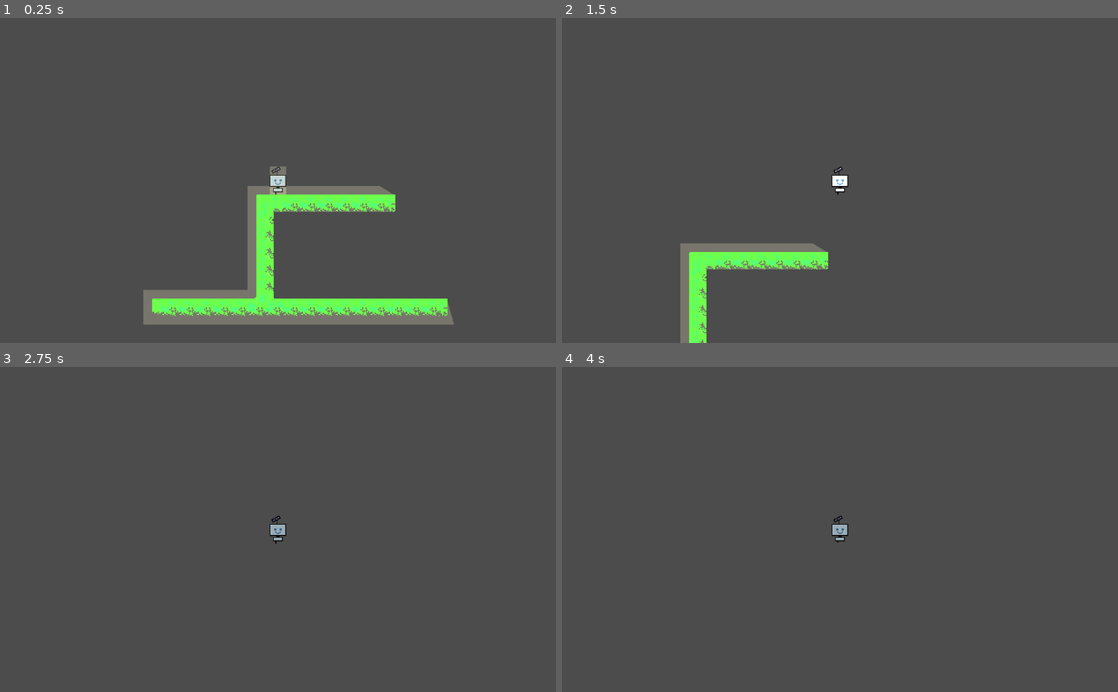
Above: before the commit, frames 1-4 (two rows, left to right).
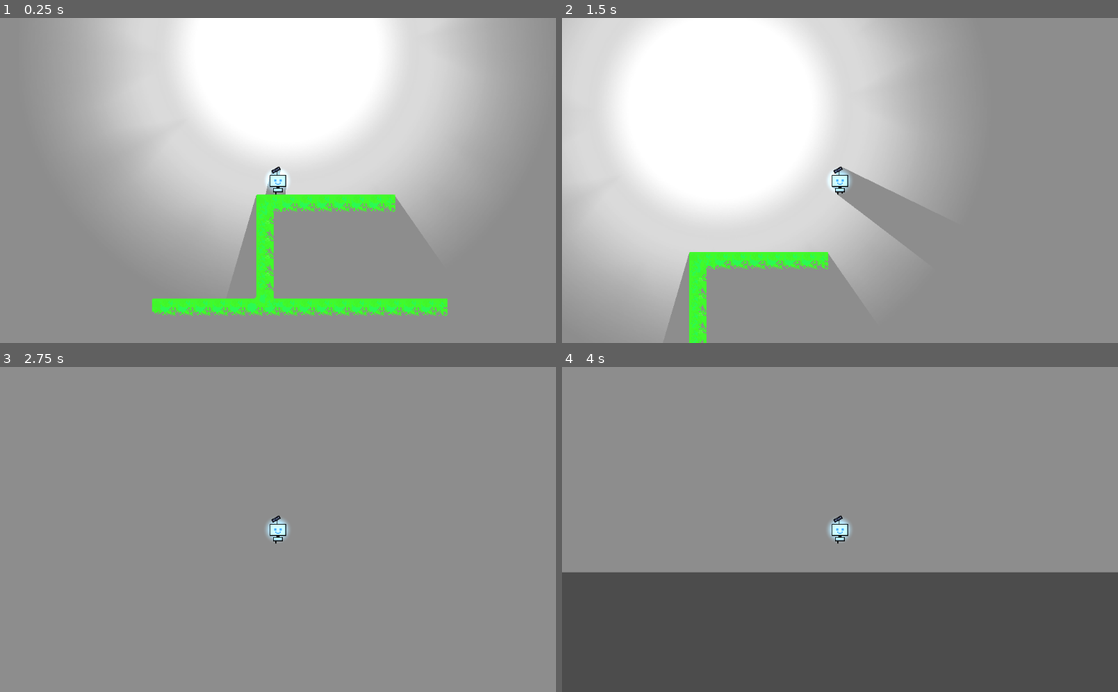
Above: after the commit, the same moments.

Repository: A-Sandwich/Godot-Wild-Jam-38
Game: Godot game, scene res://Level01.tscn
Two runs of this game, one before a commit and one after it. Both use one fixed random seed, a clock stepped at 60 frames per second and the inputs below. The project has no main scene, so this scene is started directly.
Inputs:
- Up to frame 1 (0.25 s): no input
- Up to frame 2 (1.5 s): tap Enter at 0.5 s; hold Right (ui_right) from 0.53 s (still down); tap Space (jump) at 0.77 s
- Up to frame 3 (2.75 s): tap Space (jump) at 1.52 s; release Right (ui_right) at 2.03 s; hold Left (ui_left) from 2.03 s (still down)
- Up to frame 4 (4 s): release Left (ui_left) at 2.78 s; hold Right (ui_right) from 2.78 s (still down); tap Space (jump) at 3.02, 3.5, 3.77 s

The runs differ from the first frame. In frame 1, 100% of the frame differs, in the area x 0-100%, y 0-100%; in frame 2, 100%; in frame 3, 100%; in frame 4, 63%.

Commit message:
Lighting is kind of working

Diff:
--- a/robo-grower/Characters/Player.tscn
+++ b/robo-grower/Characters/Player.tscn
@@ -1,5 +1,6 @@
-[gd_scene load_steps=14 format=2]
+[gd_scene load_steps=16 format=2]
 
+[ext_resource path="res://Sprites/spot.png" type="Texture" id=1]
 [ext_resource path="res://Characters/Player.gd" type="Script" id=2]
 [ext_resource path="res://Sprites/robot-03/robot-011.png" type="Texture" id=3]
 [ext_resource path="res://Sprites/robot-03/robot-009.png" type="Texture" id=4]
@@ -24,6 +25,9 @@
 "speed": 9.0
 } ]
 
+[sub_resource type="OccluderPolygon2D" id=3]
+polygon = PoolVector2Array( 9.47949, -205.355, 16.5506, -205.001, 40.5922, -171.767, 40.2386, -164.343, -4.66264, -138.887, -4.30908, -81.6111, 118.728, -80.904, 118.735, 93.9402, 23.4906, 93.5434, 23.4906, 109.814, 70.3189, 110.608, 70.7158, 173.707, 39.7615, 173.31, 38.9678, 206.249, 23.0938, 205.852, 22.6969, 174.104, -24.5283, 174.104, -24.1314, 204.265, -40.7991, 204.265, -41.196, 174.104, -72.944, 173.707, -72.5472, 111.005, -24.9251, 110.211, -24.5283, 94.7339, -119.772, 94.7339, -119.376, -81.1507, -13.4165, -81.1507, -13.0196, -133.535, -66.5944, -104.962, -74.5314, -104.565, -95.9613, -138.297, -95.9613, -145.837 )
+
 [node name="Player" type="KinematicBody2D"]
 scale = Vector2( 0.25, 0.25 )
 script = ExtResource( 2 )
@@ -34,7 +38,7 @@
 [node name="AnimatedSprite" type="AnimatedSprite" parent="."]
 frames = SubResource( 2 )
 animation = "walk"
-frame = 2
+frame = 1
 playing = true
 __meta__ = {
 "_edit_group_": true
@@ -43,3 +47,11 @@
 [node name="Camera2D" type="Camera2D" parent="."]
 current = true
 zoom = Vector2( 2, 2 )
+
+[node name="LightOccluder2D" type="LightOccluder2D" parent="."]
+occluder = SubResource( 3 )
+
+[node name="Light2D" type="Light2D" parent="."]
+scale = Vector2( 5, 5 )
+texture = ExtResource( 1 )
+color = Color( 0.372549, 0.807843, 1, 1 )
--- a/robo-grower/Level01.tscn
+++ b/robo-grower/Level01.tscn
@@ -1,10 +1,27 @@
-[gd_scene load_steps=4 format=2]
+[gd_scene load_steps=5 format=2]
 
 [ext_resource path="res://Characters/Player.tscn" type="PackedScene" id=1]
 [ext_resource path="res://grass-world.tscn" type="PackedScene" id=2]
-[ext_resource path="res://Light.tscn" type="PackedScene" id=3]
+[ext_resource path="res://Sprites/light.png" type="Texture" id=3]
+[ext_resource path="res://Sprites/background.png" type="Texture" id=4]
 
 [node name="Level01" type="Node"]
+
+[node name="Background" type="Sprite" parent="."]
+scale = Vector2( 100, 100 )
+texture = ExtResource( 4 )
+
+[node name="ColorRect" type="ColorRect" parent="."]
+visible = false
+margin_left = -1616.62
+margin_top = -1304.97
+margin_right = 2011.38
+margin_bottom = 607.025
+color = Color( 0, 0, 0, 1 )
+__meta__ = {
+"_edit_lock_": true,
+"_edit_use_anchors_": false
+}
 
 [node name="grass-world" parent="." instance=ExtResource( 2 )]
 tile_data = PoolIntArray( -458753, 0, 196609, -524288, 0, 3, -524287, 0, 3, -524286, 0, 3, -524285, 0, 3, -524284, 0, 3 …(947 unchanged characters)…
@@ -12,7 +29,12 @@
 [node name="Player" parent="." instance=ExtResource( 1 )]
 position = Vector2( 48.6001, -592.313 )
 
-[node name="Light2D" parent="." instance=ExtResource( 3 )]
-position = Vector2( 583.201, -413.1 )
-scale = Vector2( 3.15354, 2.00261 )
-shadow_color = Color( 1, 0.952941, 0.729412, 0.172549 )
+[node name="CanvasModulate" type="CanvasModulate" parent="."]
+visible = false
+color = Color( 0.952941, 0.952941, 0.952941, 1 )
+
+[node name="Light2D" type="Light2D" parent="."]
+position = Vector2( 118.767, -994.49 )
+scale = Vector2( 2, 2 )
+texture = ExtResource( 3 )
+shadow_enabled = true
Binary file added: robo-grower/Sprites/background.png
Not shown, added: robo-grower/Sprites/background.png.import
Binary file added: robo-grower/Sprites/spot.png
Not shown, added: robo-grower/Sprites/spot.png.import
